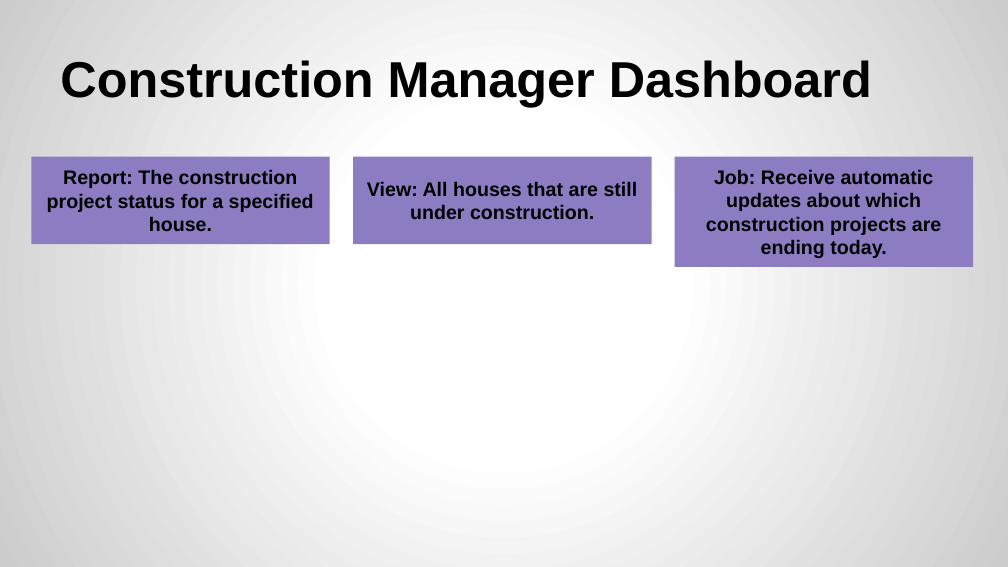
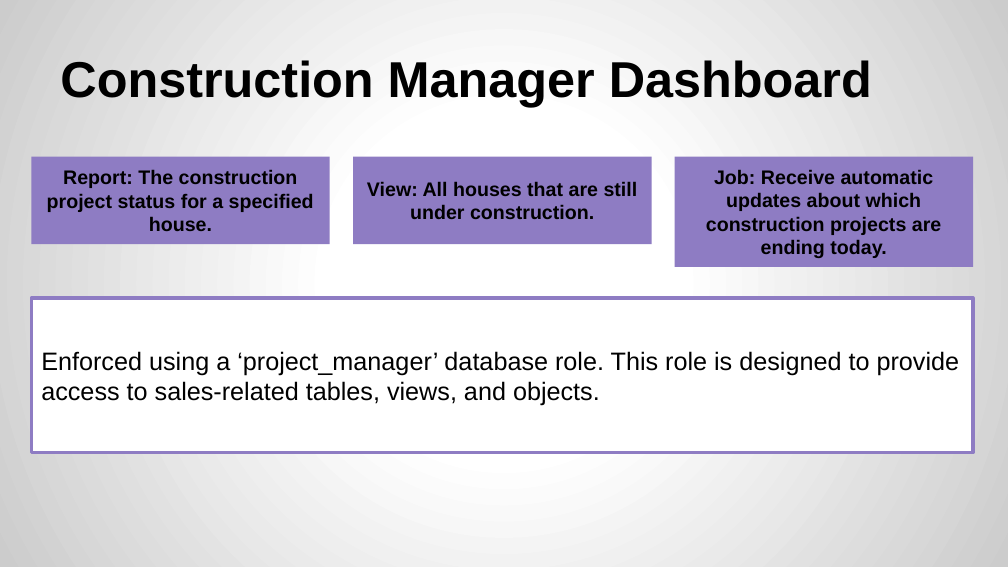
Before and after one commit to XuefengZhai/Database_Project, a slide deck: slide 12 of G3_eggshell/G3_Presentation.pptx. Drawn at 1008x567 pixels with LibreOffice and Linux fonts; fonts in the diff are those of the drawing. Boxes give left, top, right and bottom in pixels: in the first picture for what was removed or moved away, otherwise in the second. Text is boxed around its words. In the diff, an @@ line names an element or a change of style, - is before the commit and + after.

```diff
--- a/G3_eggshell/G3_Presentation.pptx
+++ b/G3_eggshell/G3_Presentation.pptx
@@ rectangle added at (31, 298, 973, 454), fill #FFFFFF, outline #8E7CC3 2.25 pt, 18 pt, text #000000 @@
+Enforced using a ‘project_manager’ database role. This role is designed to provide access to sales-related tables, views, and objects.
```
Also in this commit, not shown: 6 other slides changed, 8 slides added, 1 other file.
